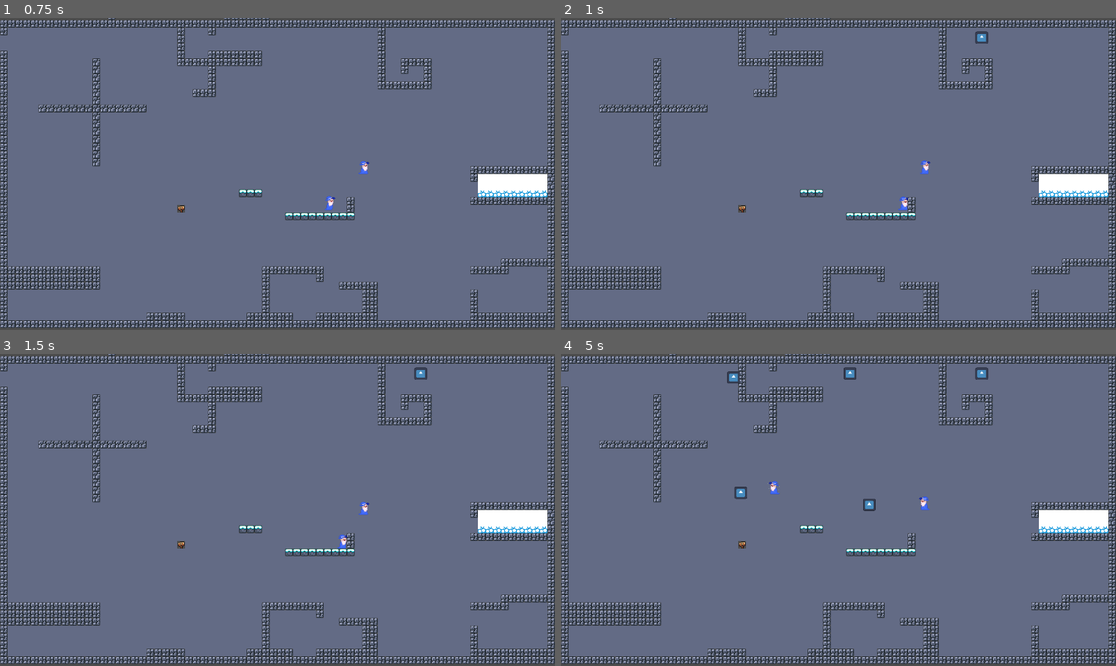
Above: before the commit, frames 1-4 (two rows, left to right).
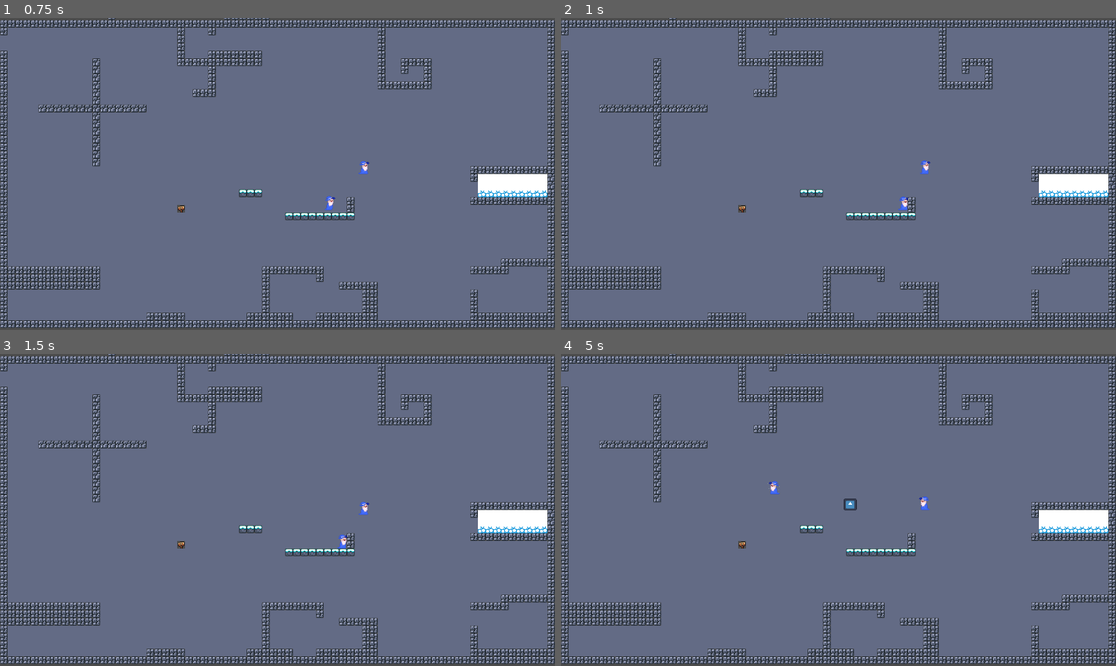
Above: after the commit, the same moments.

Repository: JoacoVillegas/Club_Proyect_Magos
Game: Godot game, scene res://game.tscn
The game is run twice, just before and just after one commit, with the same random seed, the same clock (stepped at 60 frames per second) and the same inputs. The engine's default icon, where the game draws it, is replaced by a stand-in: a white triangle on a blue panel in a dark square.
Inputs:
- Up to frame 1 (0.75 s): tap Enter at 0.5 s; hold D (derecha) from 0.53 s (still down); tap Space (habilidad, bound only after the commit) at 0.6 s
- Up to frame 2 (1 s): keep holding D (derecha)
- Up to frame 3 (1.5 s): tap Space (habilidad, bound only after the commit) at 1.25 s; release D (derecha) at 1.28 s; hold S (abajo) from 1.28 s (still down); tap Down (abajo2) at 1.35 s
- Up to frame 4 (5 s): tap Space (habilidad, bound only after the commit) every 0.75 s from 1.55 to 4.55 s; release S (abajo) at 2.03 s; hold D (derecha) 2.03-2.78 s; tap Up (arriba2) at 2.1 s; tap Enter at 2.75 s; hold W (arriba) 2.78-3.53 s; tap Right (derecha2) at 2.85 s; hold A (izquierda) from 3.53 s (still down); tap Left (izquierda2) at 3.6 s; tap F (teleportacion) at 4.35 s

Frame 1 is identical in both runs. In frame 2, less than 0.1% of the frame differs, in the area x 74-77%, y 4-9%; in frame 3, less than 0.1%; in frame 4, 0.5%, in the area x 29-77%, y 4-51%.

Commit message:
Creacion Habilidad Bola de Fuego

Diff:
--- /dev/null
+++ b/club_proyect/bola_de_fuego.gd
@@ -0,0 +1,35 @@
+class_name fireBall
+extends Area2D
+
+#@onready var habMago1 = load("res://bola_de_fuego.tscn")
+@onready var bolaDeFuego : Area2D = $"."
+const habMago1 = preload("res://bola_de_fuego.tscn")
+
+var direction : float
+var spawnPos : Vector2
+var spawnRot : float
+var abilityOwner : CharacterBody2D
+# Called when the node enters the scene tree for the first time.
+func _ready() -> void:
+	global_position = spawnPos
+	global_rotation = spawnRot
+	#target_direction = (destination - global_position).normalized()
+
+
+# Called every frame. 'delta' is the elapsed time since the previous frame.
+func _process(delta: float) -> void:
+	pass
+
+static func create(body: Node2D, main: Node) -> Area2D:
+	var abilityInstance = habMago1.instantiate()
+	abilityInstance.spawnPos = body.global_position
+	abilityInstance.spawnRot = body.global_rotation
+	abilityInstance.abilityOwner = body
+
+	return abilityInstance
+
+
+func _on_body_entered(body: Node2D) -> void:
+	if (body != abilityOwner and body.is_class("CharacterBody2D")):
+		body.vidaJugador -= 25
+		bolaDeFuego.queue_free()
--- /dev/null
+++ b/club_proyect/bola_de_fuego.tscn
@@ -0,0 +1,92 @@
+[gd_scene load_steps=13 format=3 uid="uid://brq7us5rdsbkh"]
+
+[ext_resource type="Texture2D" uid="uid://btkvqh5l1w3qe" path="res://fireball_0.png" id="1_tnb4b"]
+[ext_resource type="Script" path="res://bola_de_fuego.gd" id="1_ud67c"]
+
+[sub_resource type="RectangleShape2D" id="RectangleShape2D_nswqm"]
+size = Vector2(39, 23)
+
+[sub_resource type="AtlasTexture" id="AtlasTexture_8ding"]
+atlas = ExtResource("1_tnb4b")
+region = Rect2(0, 256, 64, 64)
+
+[sub_resource type="AtlasTexture" id="AtlasTexture_h3vx4"]
+atlas = ExtResource("1_tnb4b")
+region = Rect2(64, 256, 64, 64)
+
+[sub_resource type="AtlasTexture" id="AtlasTexture_q1ut3"]
+atlas = ExtResource("1_tnb4b")
+region = Rect2(128, 256, 64, 64)
+
+[sub_resource type="AtlasTexture" id="AtlasTexture_4na4d"]
+atlas = ExtResource("1_tnb4b")
+region = Rect2(192, 256, 64, 64)
+
+[sub_resource type="AtlasTexture" id="AtlasTexture_gajvw"]
+atlas = ExtResource("1_tnb4b")
+region = Rect2(256, 256, 64, 64)
+
+[sub_resource type="AtlasTexture" id="AtlasTexture_4dcpx"]
+atlas = ExtResource("1_tnb4b")
+region = Rect2(320, 256, 64, 64)
+
+[sub_resource type="AtlasTexture" id="AtlasTexture_v55pw"]
+atlas = ExtResource("1_tnb4b")
+region = Rect2(384, 256, 64, 64)
+
+[sub_resource type="AtlasTexture" id="AtlasTexture_xumgy"]
+atlas = ExtResource("1_tnb4b")
+region = Rect2(448, 256, 64, 64)
+
+[sub_resource type="SpriteFrames" id="SpriteFrames_6ja7k"]
+animations = [{
+"frames": [{
+"duration": 1.0,
+"texture": SubResource("AtlasTexture_8ding")
+}, {
+"duration": 1.0,
+"texture": SubResource("AtlasTexture_h3vx4")
+}, {
+"duration": 1.0,
+"texture": SubResource("AtlasTexture_q1ut3")
+}, {
+"duration": 1.0,
+"texture": SubResource("AtlasTexture_4na4d")
+}, {
+"duration": 1.0,
+"texture": SubResource("AtlasTexture_gajvw")
+}, {
+"duration": 1.0,
+"texture": SubResource("AtlasTexture_4dcpx")
+}, {
+"duration": 1.0,
+"texture": SubResource("AtlasTexture_v55pw")
+}, {
+"duration": 1.0,
+"texture": SubResource("AtlasTexture_xumgy")
+}],
+"loop": true,
+"name": &"derecha",
+"speed": 14.0
+}, {
+"frames": [],
+"loop": true,
+"name": &"new_animation",
+"speed": 5.0
+}]
+
+[node name="Bola_de_fuego" type="Area2D"]
+script = ExtResource("1_ud67c")
+
+[node name="CollisionShape2D" type="CollisionShape2D" parent="."]
+position = Vector2(0.5, -2.5)
+shape = SubResource("RectangleShape2D_nswqm")
+
+[node name="AnimatedSprite2D" type="AnimatedSprite2D" parent="."]
+position = Vector2(-6.5, -3.5)
+scale = Vector2(0.796875, 0.890625)
+sprite_frames = SubResource("SpriteFrames_6ja7k")
+animation = &"derecha"
+frame_progress = 0.0557329
+
+[connection signal="body_entered" from="." to="." method="_on_body_entered"]
--- a/club_proyect/game.tscn
+++ b/club_proyect/game.tscn
@@ -161,7 +161,7 @@
 
 [sub_resource type="CircleShape2D" id="CircleShape2D_b50ea"]
 
-[node name="Node2D" type="Node2D"]
+[node name="map1" type="Node2D"]
 script = ExtResource("1_xr2ow")
 
 [node name="Mage1" parent="." instance=ExtResource("1_s1gk4")]
@@ -191,6 +191,7 @@
 [node name="Camera2D" type="Camera2D" parent="."]
 
 [node name="OrbTimer" type="Timer" parent="."]
+wait_time = 3.0
 autostart = true
 
 [connection signal="body_entered" from="Area2D" to="Mage1" method="_on_area_2d_body_entered"]
--- a/club_proyect/mage_1.gd
+++ b/club_proyect/mage_1.gd
@@ -1,6 +1,9 @@
+
 extends CharacterBody2D
 
 @onready var animated_sprite = $AnimatedSprite2D
+@onready var main = get_tree().get_root().get_node("map1")
+@onready var habMago1 = load("res://bola_de_fuego.tscn")
 
 @export_range(1,2) var jugador : int
 
@@ -77,6 +80,19 @@
 		self.set_global_position(newPosition)
 	move_and_slide()
 
+	if Input.is_action_just_pressed("habilidad"):
+		throw_Ability1()
+
+func throw_Ability1() -> void:
+	if self.manaJugador1 >= 50:
+		self.manaJugador1 -= 50
+		var habilidad = fireBall.create(self, main)
+
+
+		main.add_child(habilidad)
+	else:
+		print("¡Necesito mas mana!")
+
 
 func _on_area_2d_body_entered(body: Node2D) -> void:
 	 # Replace with function body.
@@ -92,6 +108,7 @@
 		print(body.manaJugador2)
 
 	print(body.get_class())
+
 func _on_animated_sprite_2d_animation_finished() -> void:
 	if animated_sprite.animation == "destello":
 
--- a/club_proyect/project.godot
+++ b/club_proyect/project.godot
@@ -62,6 +62,11 @@
 "events": [Object(InputEventKey,"resource_local_to_scene":false,"resource_name":"","device":-1,"window_id":0,"alt_press …(195 unchanged characters)…
 ]
 }
+habilidad={
+"deadzone": 0.5,
+"events": [Object(InputEventKey,"resource_local_to_scene":false,"resource_name":"","device":-1,"window_id":0,"alt_pressed":false,"shift_pressed":false,"ctrl_pressed":false,"meta_pressed":false,"pressed":false,"keycode":0,"physical_keycode":32,"key_label":0,"unicode":32,"location":0,"echo":false,"script":null)
+]
+}
 
 [layer_names]
 
Binary file added: club_proyect/fireball_0.png
Not shown, added: club_proyect/fireball_0.png.import
